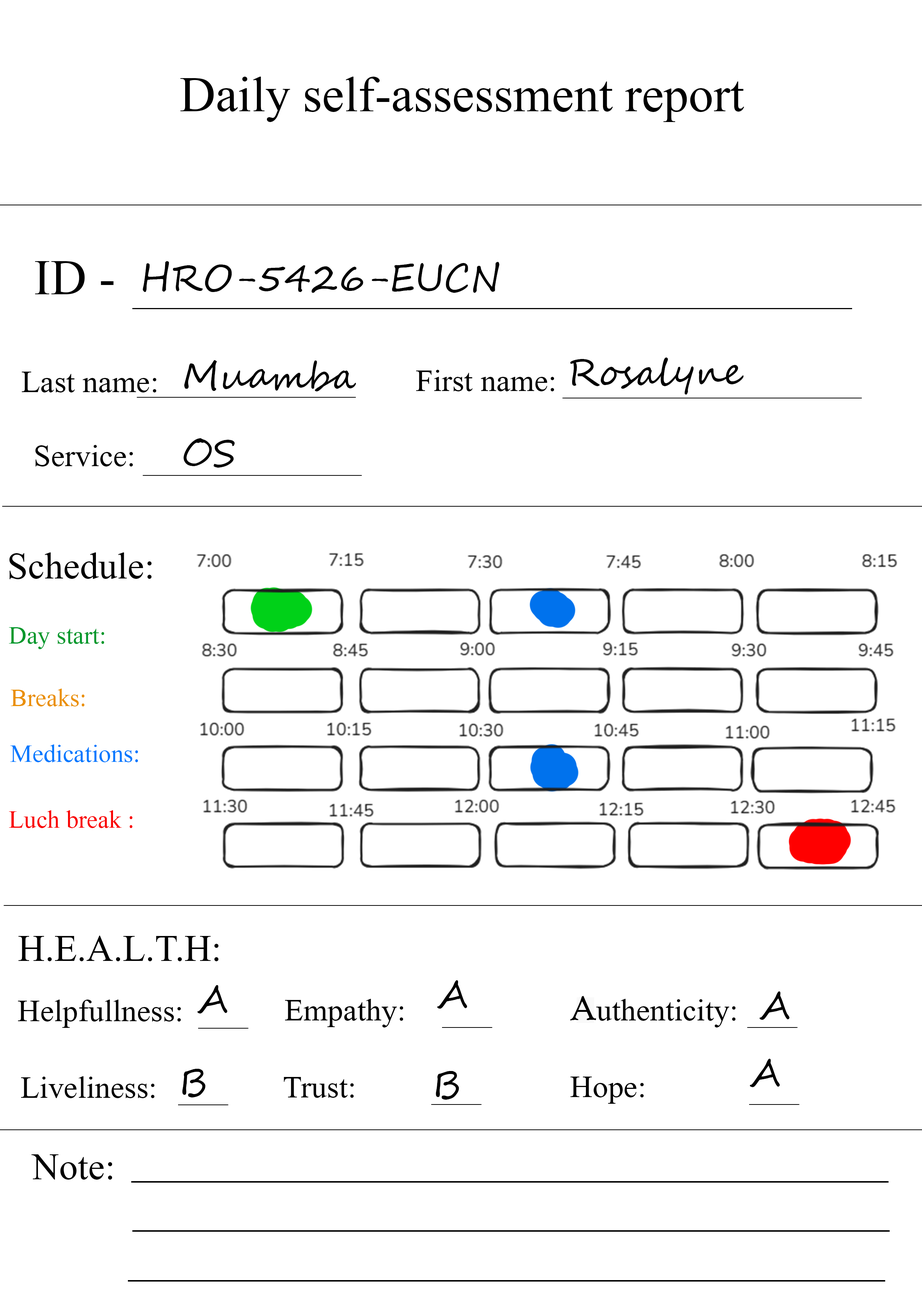
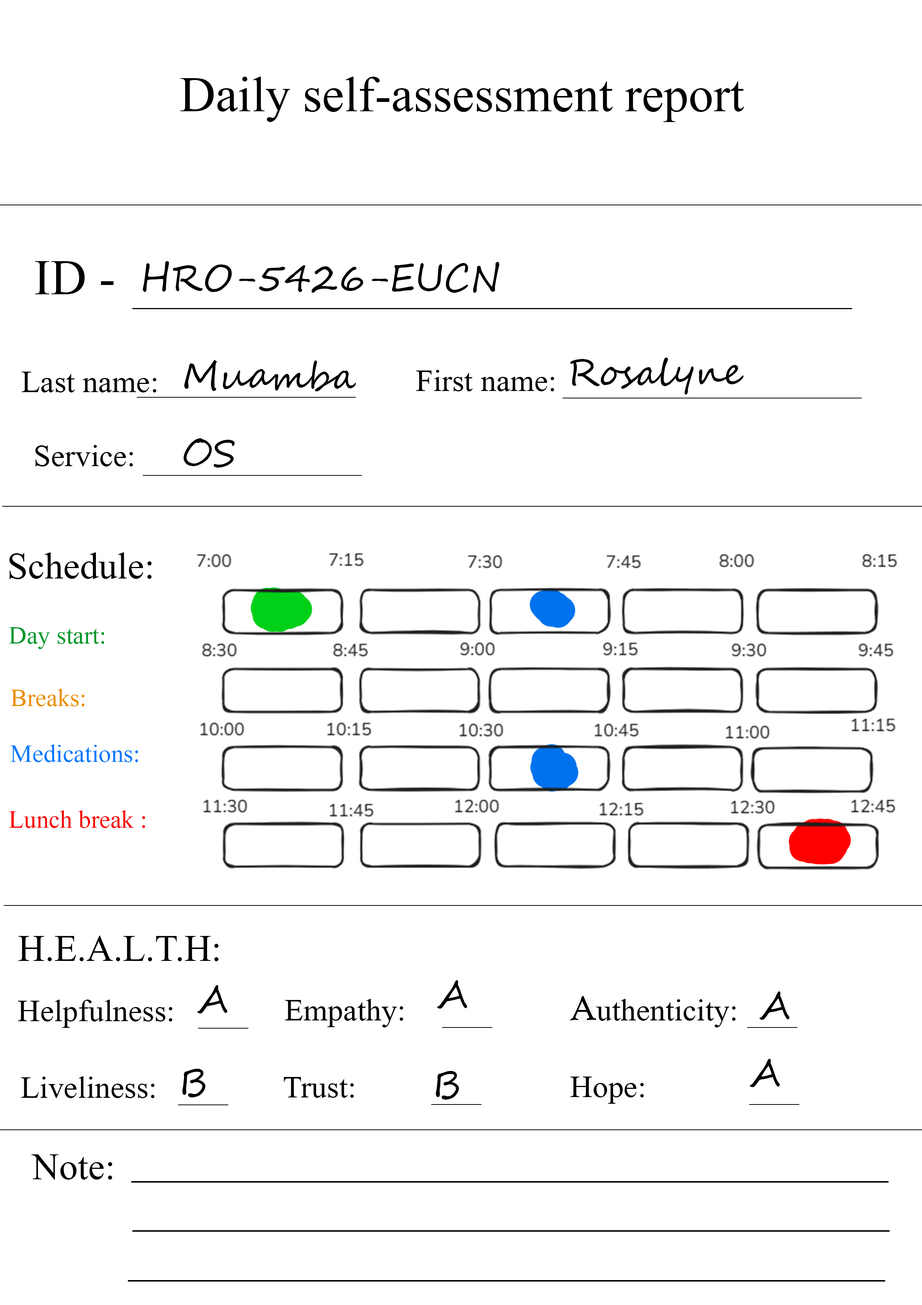
The second (922, 1305) image is a revision of the first. Changes to its layers:
renamed "Luch break :" to "Lunch break :", painted on it over [36, 810, 146, 828]
renamed "Helpfullness:" to "Helpfulness:", painted on it over [112, 999, 182, 1022]
